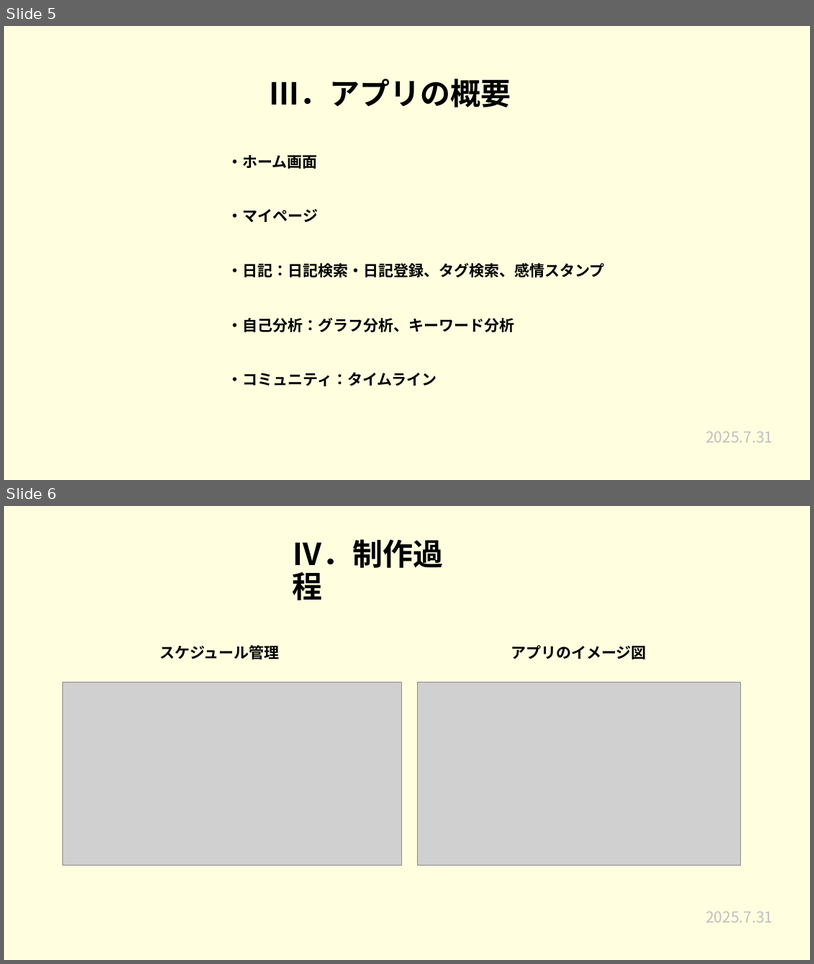
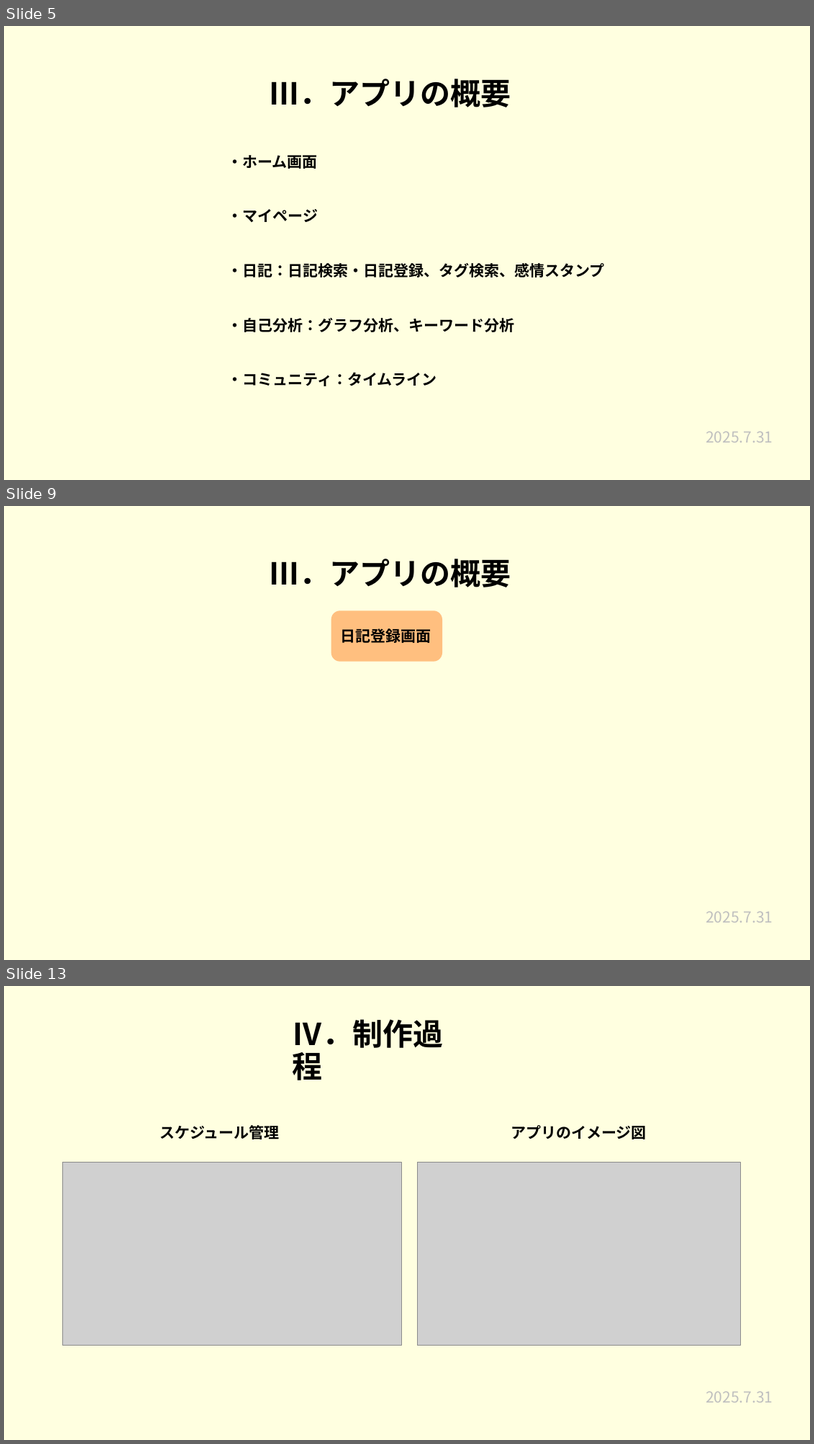
Before and after one commit to plusdojo2025/a2-7, a slide deck: 発表準備/7月成果発表会.pptx. Shown one above the other, each under a label of ours: slides 5 and 6 before the commit, slides 5, 9 and 13 after it; the slides between them are not shown. The pictures are 814x964 and 814x1444 pixels, drawn with LibreOffice and Linux fonts; fonts in the diff are those of the drawing; grey boxes stand for pictures. Boxes give left, top, right and bottom in pixels: in the first picture for what was removed or moved away, otherwise in the second. Text is boxed around its words. In the diff, an @@ line names an element or a change of style, - is before the commit and + after.

```diff
--- a/発表準備/7月成果発表会.pptx
+++ b/発表準備/7月成果発表会.pptx
@@ slide 9 added at (4,506,810,960), background #FFFFFF @@
@@ rectangle added at (4,506,810,960), fill #FFFFE0 @@
@@ title added at (270,559,512,587), 36 pt, text #000000, bold @@
+Ⅲ．アプリの概要
@@ rounded rectangle added at (332,611,442,661), fill #FFBF7F, outline #FFBF7F 1.5 pt, 18 pt, text #000000, bold @@
+日記登録画面
@@ text added at (706,911,773,922), 18 pt, text #BFBFBF @@
+2025.7.31
@@ what was slide 6 is now slide 13 @@
```
Also in this commit, not shown: 6 other slides added.
